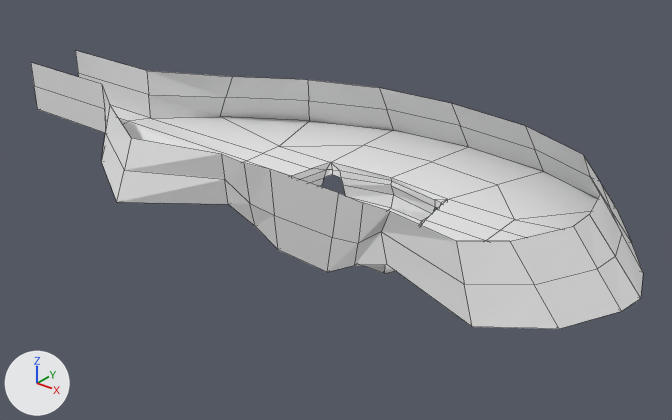
Renders of the Blender file level/room-one/room-one-base.blend from each side of a commit.
One viewpoint serves both versions: a 50 mm camera at (316.0, -408.0, 240.0) aimed at (-31.0, 26.0, -29.0). Every picture has the same lights, and +X, +Y and +Z are marked at lower left. Mesh edges are drawn as thin lines.
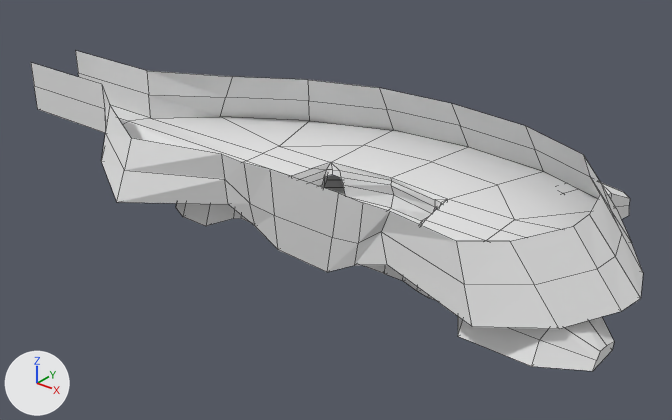
Commit message: Added more rooms to the first section of the map

Where the change shows, as pixel boxes [x1, y1, x2, y2] in the pictures (672 x 420 px):
'Cube', reshaped (15% taller)
    before: [31, 51, 643, 329]
    after: [31, 51, 643, 371]
part 1 of me_cube, built on
    before: [355, 199, 421, 225]
    after: [176, 174, 630, 371]

The edits, one by one:
me_cube is used by ob_cube; location (0.0, 0.0, 0.0); scale (54.7, -65.3, 0.0203).
me_cube had 158 vertices, 141 faces and spanned x -5.0..3.0, y -2.0..1.0, z -1148.0..1638.0.
me_cube now has 331 vertices, 321 faces, 1 loose edge and spans x -5.0..3.0, y -2.0..1.0, z -1361.0..1638.0.
Part 1, on me_cube:
4 faces are deleted.
2 vertices move within x -1.0..1.0, y 0.0, z -1060.0.
173 vertices are added at x -2.0..3.0, y -2.0..1.0, z -1361.0..-184.0.
1 loose edge is added.
184 new faces join them.
